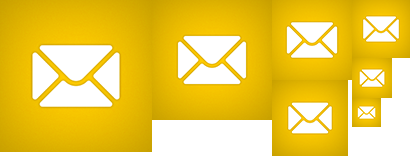
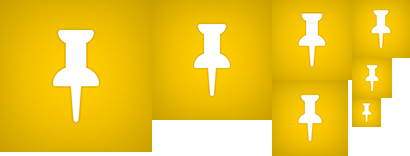
Comparing the layer stacks of the two 410 x 156 images. Changes:
renamed "Run action 1" to "Double click me", painted on it over left=30, top=28, right=122, bottom=124
painted on "iPad mini" over left=286, top=93, right=334, bottom=143
painted on "iPhone" over left=176, top=22, right=248, bottom=98
painted on "Spotlight" over left=285, top=11, right=339, bottom=68
painted on "Spotlight mini" over left=358, top=64, right=386, bottom=92
painted on "Settings" over left=361, top=9, right=401, bottom=49
painted on "Settings mini" over left=356, top=102, right=377, bottom=123
